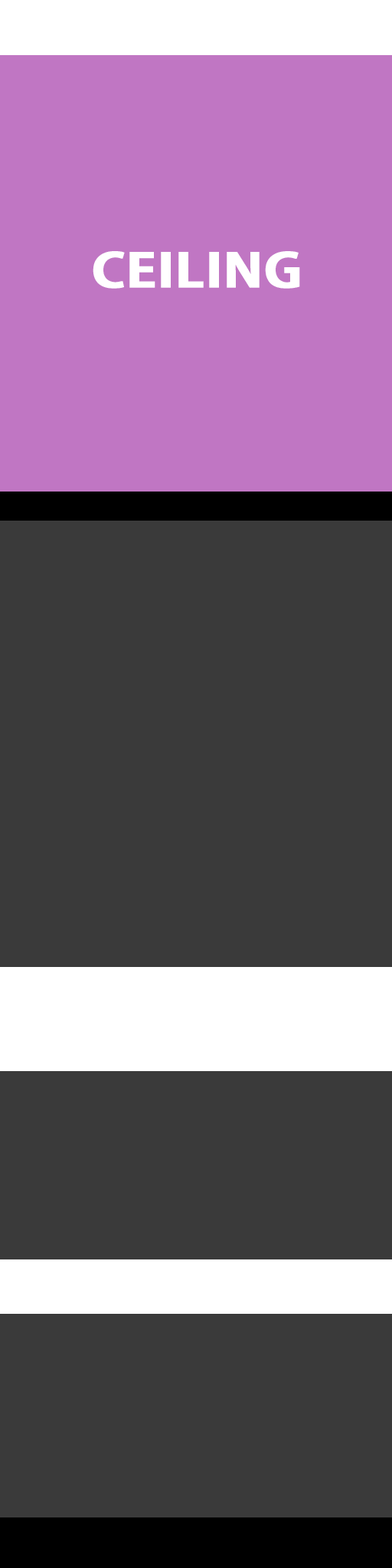
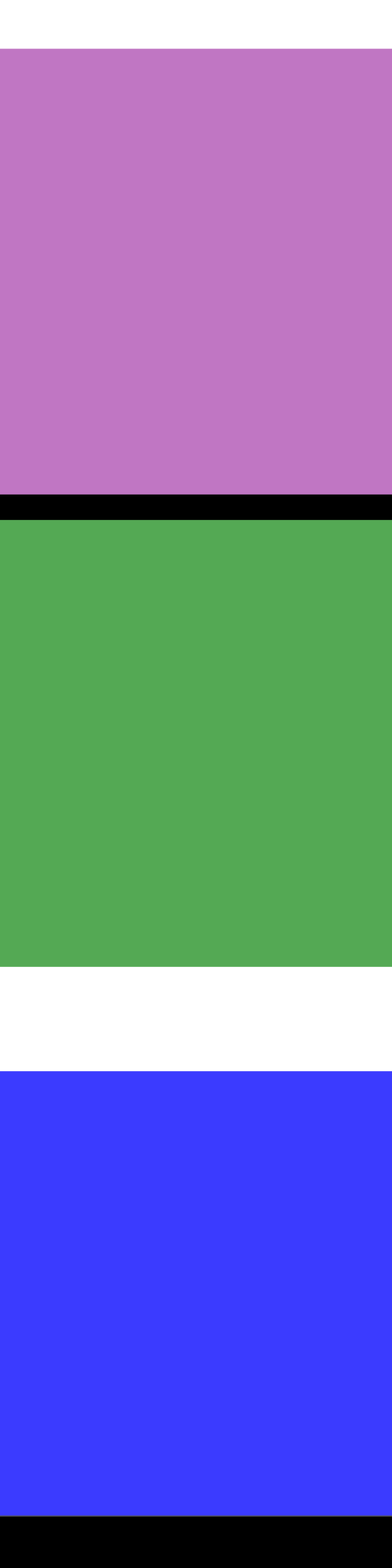
Revision of a layered 392x1568 image; what changed, layer by layer:
hid "Lager 2" over [0, 1071, 392, 1518]
hid "Lager 1" over [0, 520, 392, 967]
painted on "Layer 1" over [0, 1071, 392, 1516]
painted on "Layer 0" over [0, 48, 392, 967]
